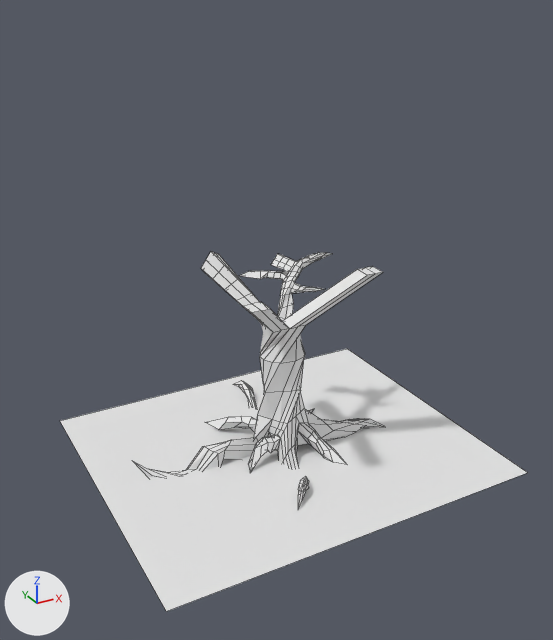
The Blender file ArtSharing/tree.blend, before and after one commit.
The view is the same before and after, from a camera (50 mm lens) standing at (-18.8, -33.7, 25.0) and looking at (0.0, 0.5, 7.9). Arrows for +X, +Y and +Z are at lower left; the lights stay in place. Mesh edges are drawn as thin lines.
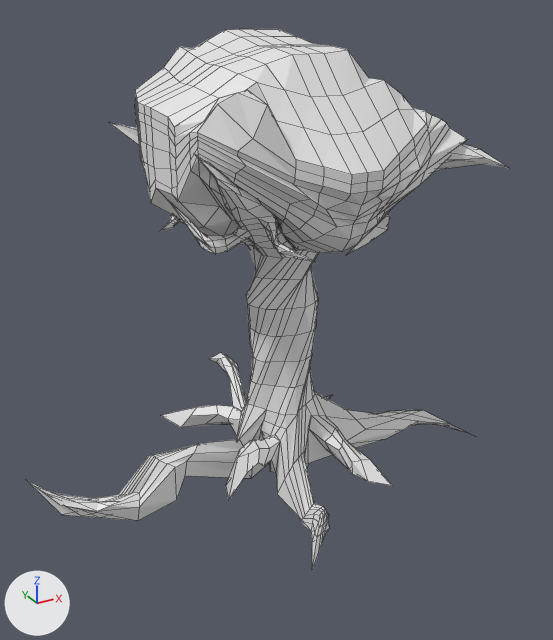
Commit message: fixed tree model

Where the change shows, as pixel boxes [x1, y1, x2, y2] in the pictures (553 x 640 px):
```json
{"object": "Plane", "change": "deleted", "before": [60, 349, 528, 612]}
{"object": "Cube.001", "change": "added", "after": [134, 29, 467, 253]}
{"object": "Cube", "change": "reshaped, moved", "before": [133, 252, 383, 510], "after": [26, 123, 509, 571], "on screen": "93% wider, 73% taller"}
```

The change, as JSON lines over the scene's bpy script:
```json
{"op": "add", "block": "mat_leaf", "code": ["mat_leaf = principled_material('leaf')", "mat_leaf.base_color = (0.8, 0.8, 0.8)  # white #e7e7e7"]}
{"block": "me_cube", "where": "# used by ob_cube; location = (0.0, 0.0, 1.0)"}
{"op": "remove", "block": "me_cube", "code": "me_cube.from_pydata(...)  # 596 vertices, 594 faces; spans x -8.7..8.0, y -5.8..8.0, z -2.4..10.2"}
{"op": "add", "block": "me_cube", "code": "me_cube.from_pydata(...)  # 1302 vertices, 1300 faces; spans x -14.2..13.2, y -9.6..13.1, z -4.0..17.8"}
{"block": "me_cube", "change": "me_cube part 1: 596 vertices removed from x -8.7..8.0, y -5.8..8.0, z -2.4..10.2; 1302 vertices added at x -14.2..13.2, y -9.6..13.1, z -4.0..17.8"}
{"op": "add", "block": "me_cube_001", "code": ["me_cube_001 = bpy.data.meshes.new('Cube.001')", "me_cube_001.from_pydata(...)  # 642 vertices, 640 faces; spans x -7.0..7.6, y -7.5..8.2, z -5.3..5.0", "me_cube_001.materials.append(mat_leaf)  # white #e7e7e7"]}
{"op": "set", "path": "ob_cube.location", "old": "(0.0, 0.0, 1.0)", "new": "(0.0, 0.0, 1.13)"}
{"op": "remove", "block": "ob_plane", "code": ["ob_plane = bpy.data.objects.new('Plane', me_plane)", "ob_plane.location = (0.0, 0.0, 0.0)", "ob_plane.scale = (10.7, 9.08, 1.0)"]}
{"op": "add", "block": "ob_cube_001", "code": ["ob_cube_001 = bpy.data.objects.new('Cube.001', me_cube_001)", "ob_cube_001.location = (0.0, 0.0, 17.81)"]}
```
